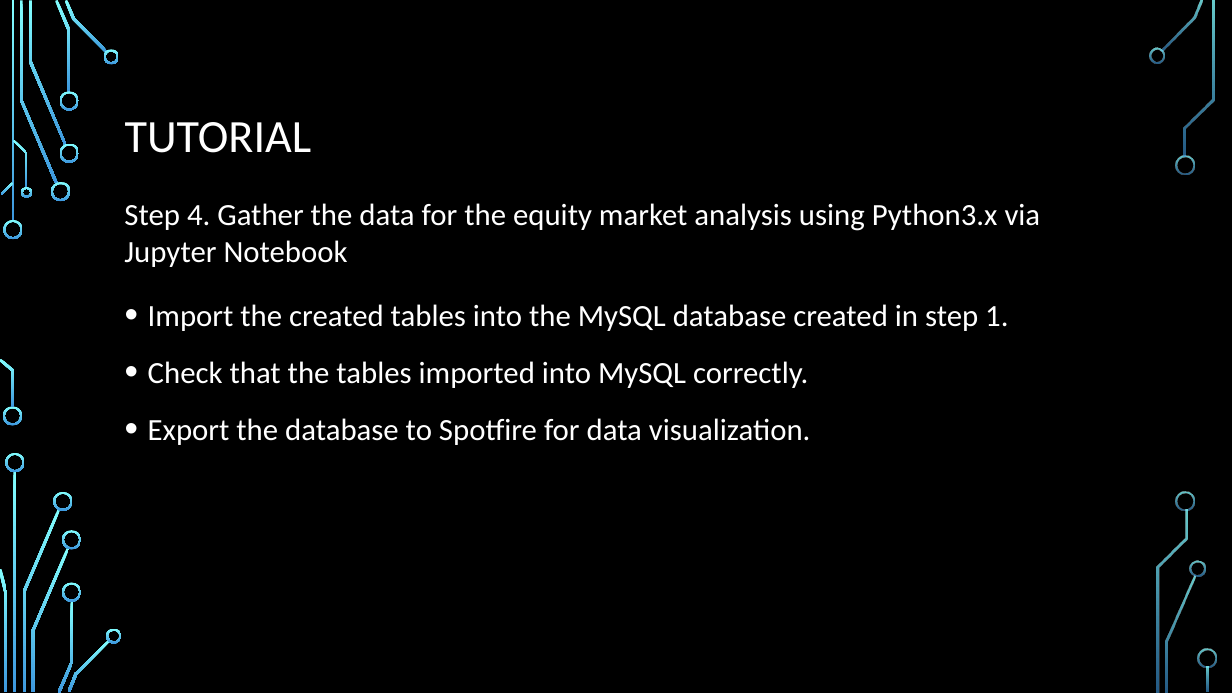
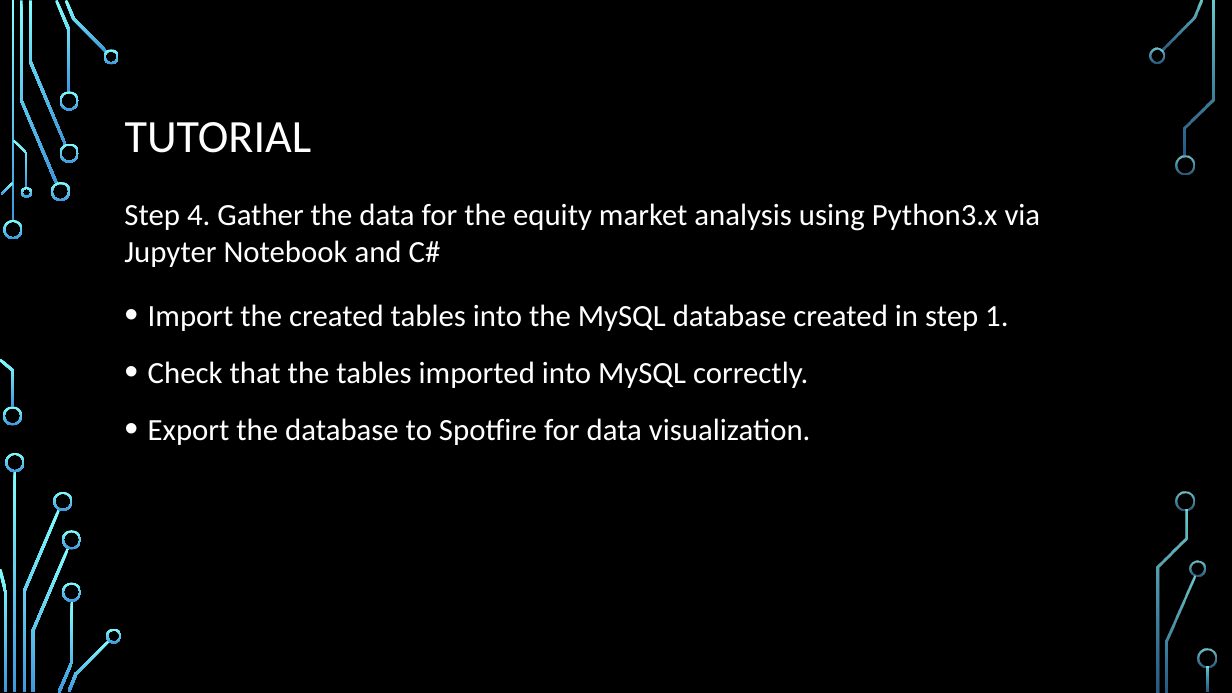
Before and after one commit to djserna/7330-Group-Project, a slide deck: slide 7 of Presentation/MSDS_7330_Group_Project_Presentation.pptx. Drawn at 1232x693 pixels with LibreOffice and Linux fonts; fonts in the diff are those of the drawing; background and template pictures are left out. Boxes give left, top, right and bottom in pixels: in the first picture for what was removed or moved away, otherwise in the second. Text is boxed around its words. In the diff, an @@ line names an element or a change of style, - is before the commit and + after.

```diff
--- a/Presentation/MSDS_7330_Group_Project_Presentation.pptx
+++ b/Presentation/MSDS_7330_Group_Project_Presentation.pptx
@@ text at (x1=124, y1=203, x2=1041, y2=267): text changed @@
-Step 4. Gather the data for the equity market analysis using Python3.x via Jupyter Notebook
+Step 4. Gather the data for the equity market analysis using Python3.x via Jupyter Notebook and C#
```
Also in this commit, not shown: 5 other slides changed, 1 slide added.
